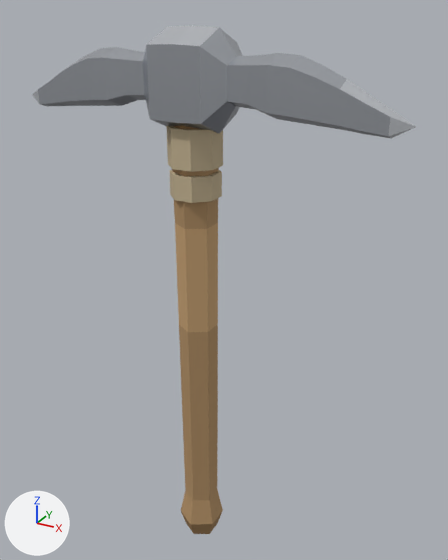
The Blender file art/items/iron_pickaxe/iron_pickaxe.blend as it was, and as the next commit left it.
The view is the same before and after, from a 50 mm camera at (0.461, -0.754, 0.384) aimed at (0.023, 0.043, -0.015). Every picture has the same lights, and +X, +Y and +Z are marked at lower left. The older version comes first. The same objects are shown in both versions, whatever each file hides.

Script lines for the objects in view, before the commit:
```python
me_iron_pickaxe = bpy.data.meshes.new('iron_pickaxe')
me_iron_pickaxe.from_pydata(...)  # 704 vertices, 194 faces; spans x -0.303..0.303, y -0.05..0.05, z -0.514..0.362
# faces by material slot: [74, 120]
me_iron_pickaxe.materials.append(mat_wood)
me_iron_pickaxe.materials.append(mat_iron)
ob_iron_pickaxe = bpy.data.objects.new('iron_pickaxe', me_iron_pickaxe)
ob_iron_pickaxe.location = (0.0, 0.0, 0.0)
```
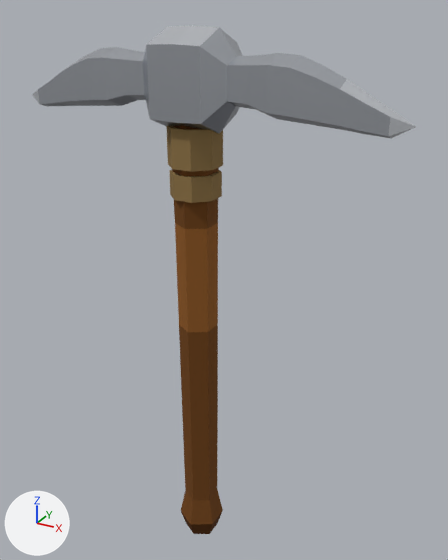
The change in detail:
me_iron_pickaxe has 704 vertices, 194 faces and spans x -0.303..0.303, y -0.05..0.05, z -0.514..0.362.
me_iron_pickaxe is used by ob_iron_pickaxe; location (0.0, 0.0, 0.0).
me_iron_pickaxe part 1: 48 faces centred in x -0.03..0.03, y -0.026..0.026, z -0.505..0.273 are repainted in the vertex colours; the middle colour goes from brown #b19069 to brown #71461e.
me_iron_pickaxe part 2: 26 faces centred in x -0.037..0.037, y -0.037..0.037, z 0.005..0.233 are repainted in the vertex colours; the middle colour goes from beige #c5b595 to brown #90764b.

Pixel boxes [x1, y1, x2, y2] of what changed, in the pictures (448 x 560 px):
part 1 of me_iron_pickaxe, recoloured (darker)
    both: [172, 126, 223, 534]
part 2 of me_iron_pickaxe, recoloured (beige to brown)
    both: [166, 126, 223, 332]
